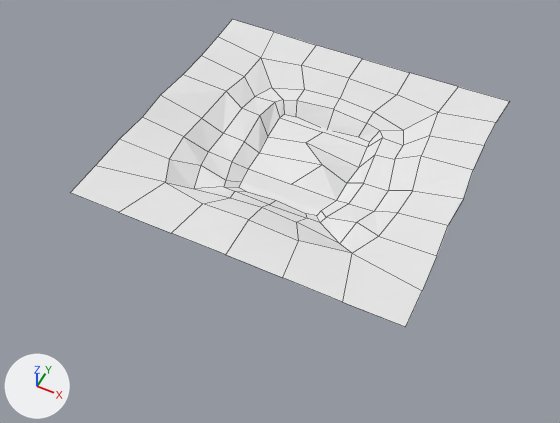
Two versions of the Blender file Assets/Prefabs/Scene/RockPool.blend, one commit apart.
The view is the same before and after, from a 50 mm camera at (12.6, -28.0, 29.1) aimed at (-0.3, -2.2, -3.1). The lights are fixed; the arrows at lower left show +X, +Y and +Z. Mesh edges are drawn as thin lines.

Before the edit, the objects in view are built like this:
```python
me_plane = bpy.data.meshes.new('Plane')
me_plane.from_pydata(...)  # 112 vertices, 92 faces; spans x -1.36..1.36, y -1.28..1.27, z -0.24..0.05
me_plane.materials.append(mat_rockpool)  # white #e7e7e7
ob_plane = bpy.data.objects.new('Plane', me_plane)
ob_plane.location = (0.0, 0.0, 0.0)
ob_plane.scale = (6.69, 6.69, 6.69)
```
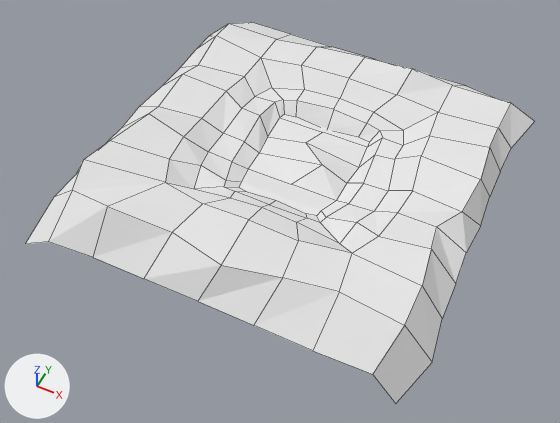
What differs and where, as boxes [x1, y1, x2, y2] in the pictures (560 x 423 px):
'Plane', reshaped (16% wider, 24% taller)
    before: [70, 19, 509, 327]
    after: [26, 22, 534, 404]

Diff of the bpy script that builds the scene:
```diff
--- a/Assets/Prefabs/Scene/RockPool.blend.py
+++ b/Assets/Prefabs/Scene/RockPool.blend.py
@@ me_plane @@
 # used by ob_plane; location = (0.0, 0.0, 0.0); scale = (6.69, 6.69, 6.69)
-me_plane.from_pydata(...)  # 112 vertices, 92 faces; spans x -1.36..1.36, y -1.28..1.27, z -0.24..0.05
+me_plane.from_pydata(...)  # 148 vertices, 124 faces; spans x -1.69..1.59, y -1.6..1.64, z -0.46..0.11
+# me_plane part 1
+# 4 vertices are removed from x -1.36..1.36, y -1.27..1.27, z 0.03..0.04
+# 4 faces are deleted
+# 23 vertices move from x -1.36..1.36, y -1.28..1.26, z 0.03..0.05 to x -1.43..1.4, y -1.38..1.31, z -0.04..0.11
+# 40 vertices are added at x -1.69..1.59, y -1.6..1.64, z -0.46..0.04
+# 36 new faces join them
 me_plane.materials.append(mat_rockpool)
```
